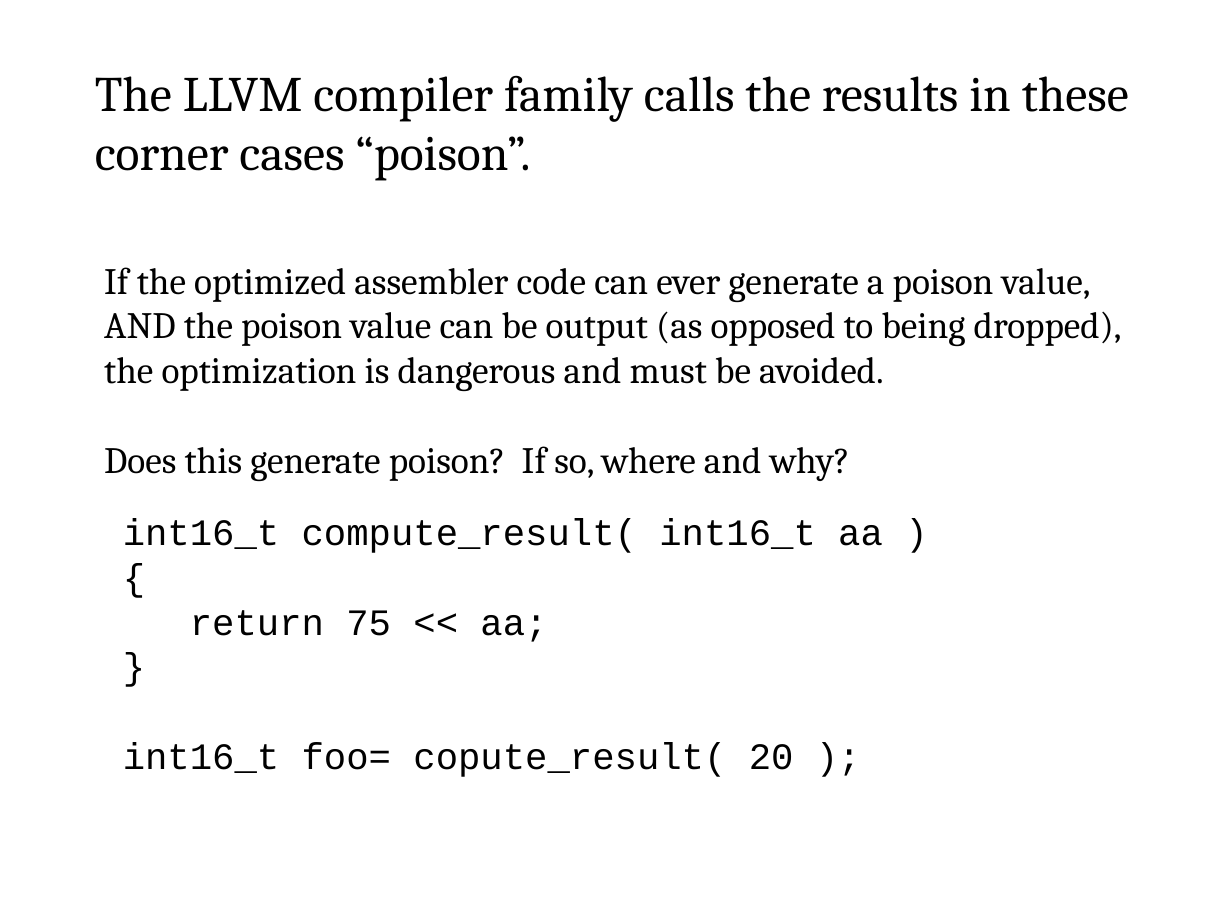
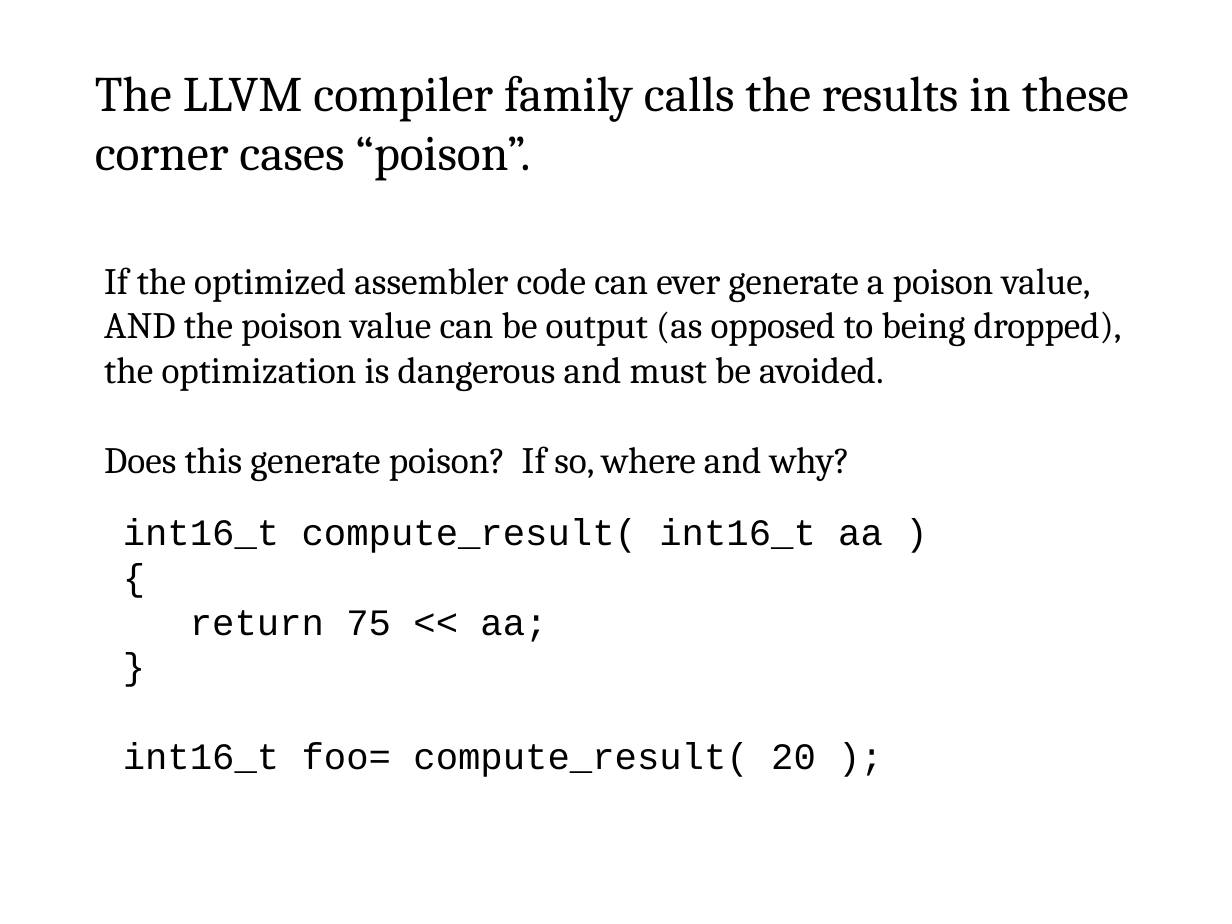
Before and after one commit to cschreiner/lli_undef_fix_admin, a slide deck: slide 4 of doc/poster/2015feb_grad_visit.draft.odp. Drawn at 1232x924 pixels with LibreOffice and Linux fonts; fonts in the diff are those of the drawing. Boxes give left, top, right and bottom in pixels: in the first picture for what was removed or moved away, otherwise in the second. Text is boxed around its words. In the diff, an @@ line names an element or a change of style, - is before the commit and + after.

Commit message:
finished transcribing text from the textual draft

```diff
--- a/doc/poster/2015feb_grad_visit.draft.odp
+++ b/doc/poster/2015feb_grad_visit.draft.odp
@@ text at [123, 742, 816, 777]: text changed @@
-int16_t foo= copute_result( 20 );
+int16_t foo= compute_result( 20 );
```
Also in this commit, not shown: 9 slides added.
